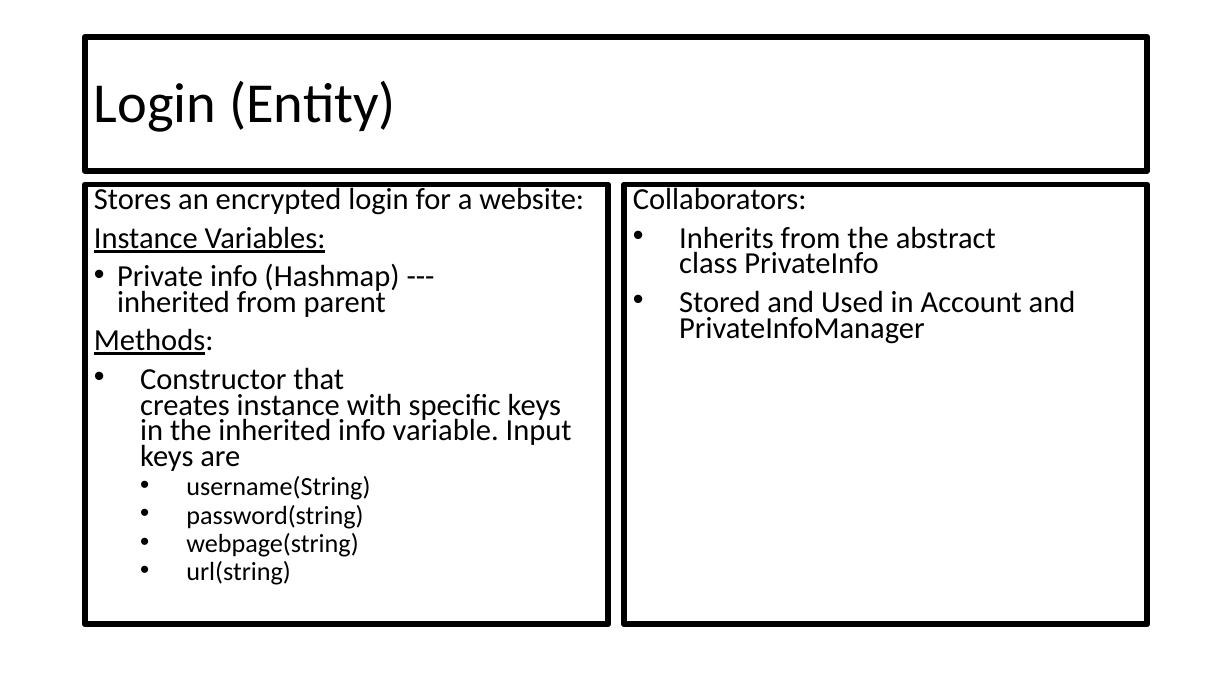
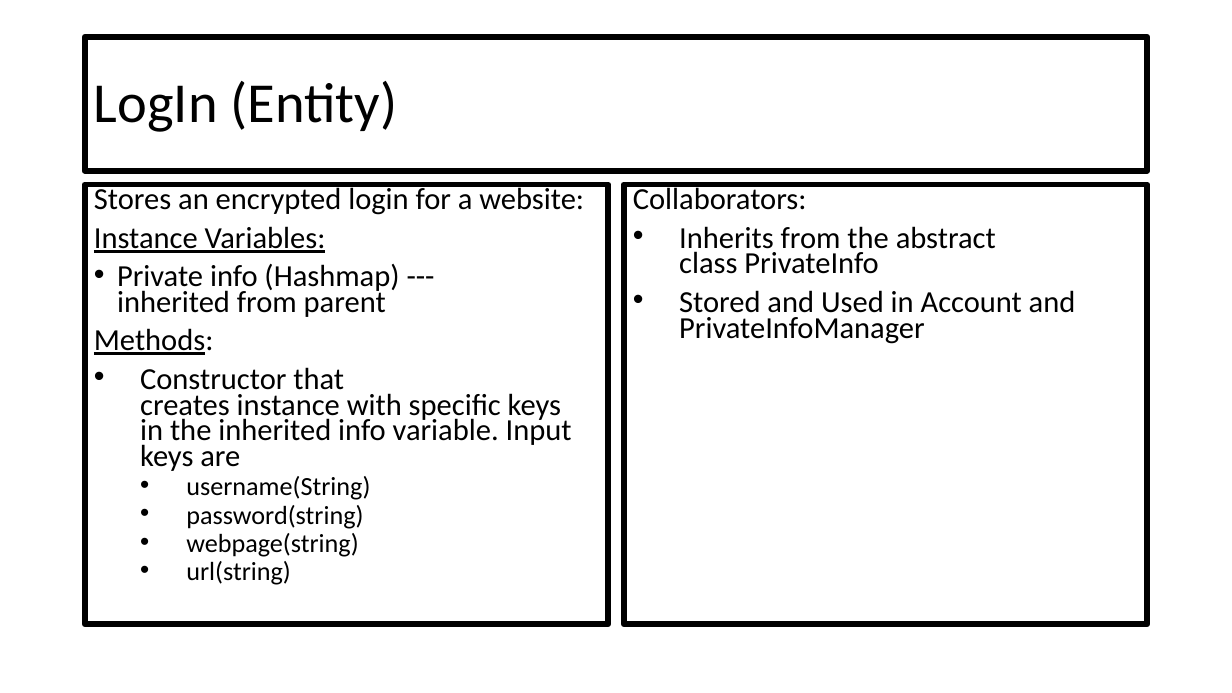
Before and after one commit to CSC207-UofT/course-project-group-020, a slide deck: slide 4 of phase0/CRC Cards.pptx (slide 6 before the commit). Drawn at 1232x693 pixels with LibreOffice and Linux fonts; fonts in the diff are those of the drawing. Boxes give left, top, right and bottom in pixels: in the first picture for what was removed or moved away, otherwise in the second. Text is boxed around its words. In the diff, an @@ line names an element or a change of style, - is before the commit and + after.

```diff
--- a/phase0/CRC Cards.pptx
+++ b/phase0/CRC Cards.pptx
@@ title at <box>94,81,398,132</box>: text changed @@
-Login (Entity)
+LogIn (Entity)
```
Also in this commit, not shown: 8 other slides changed, 1 slide added.
